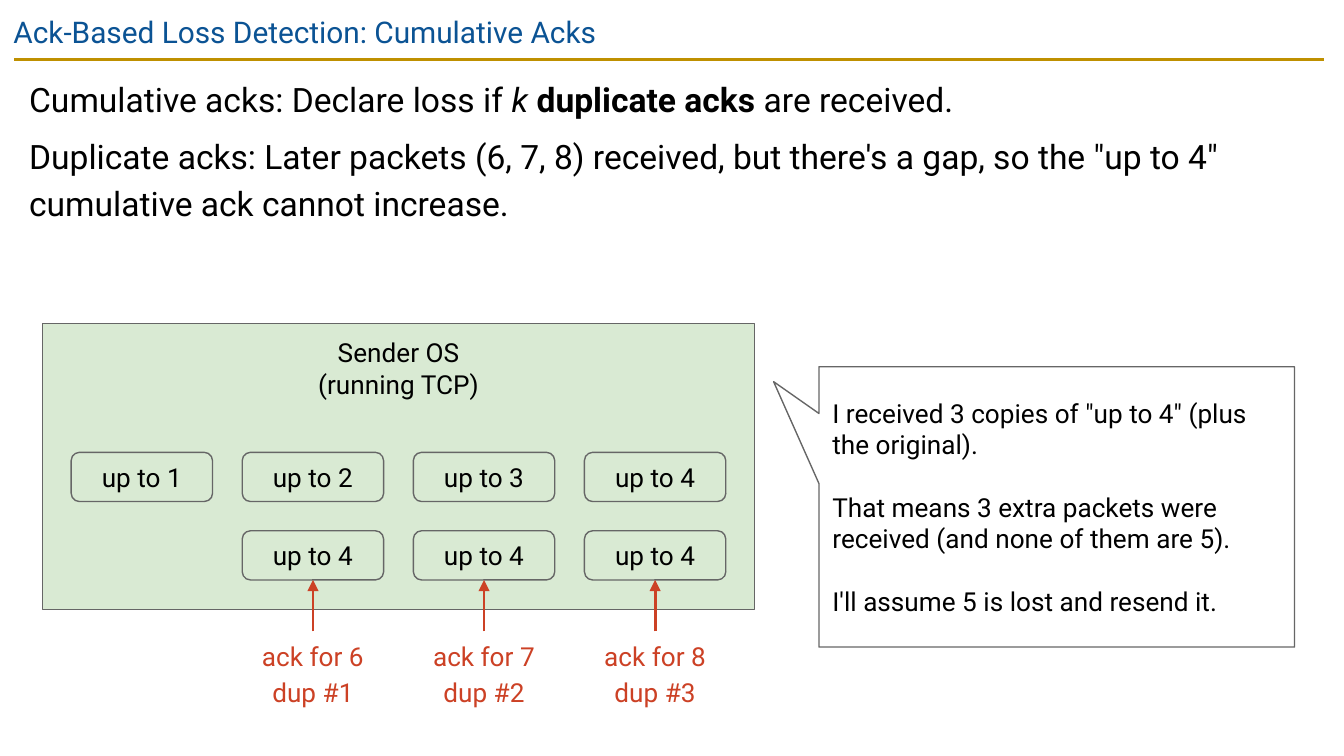
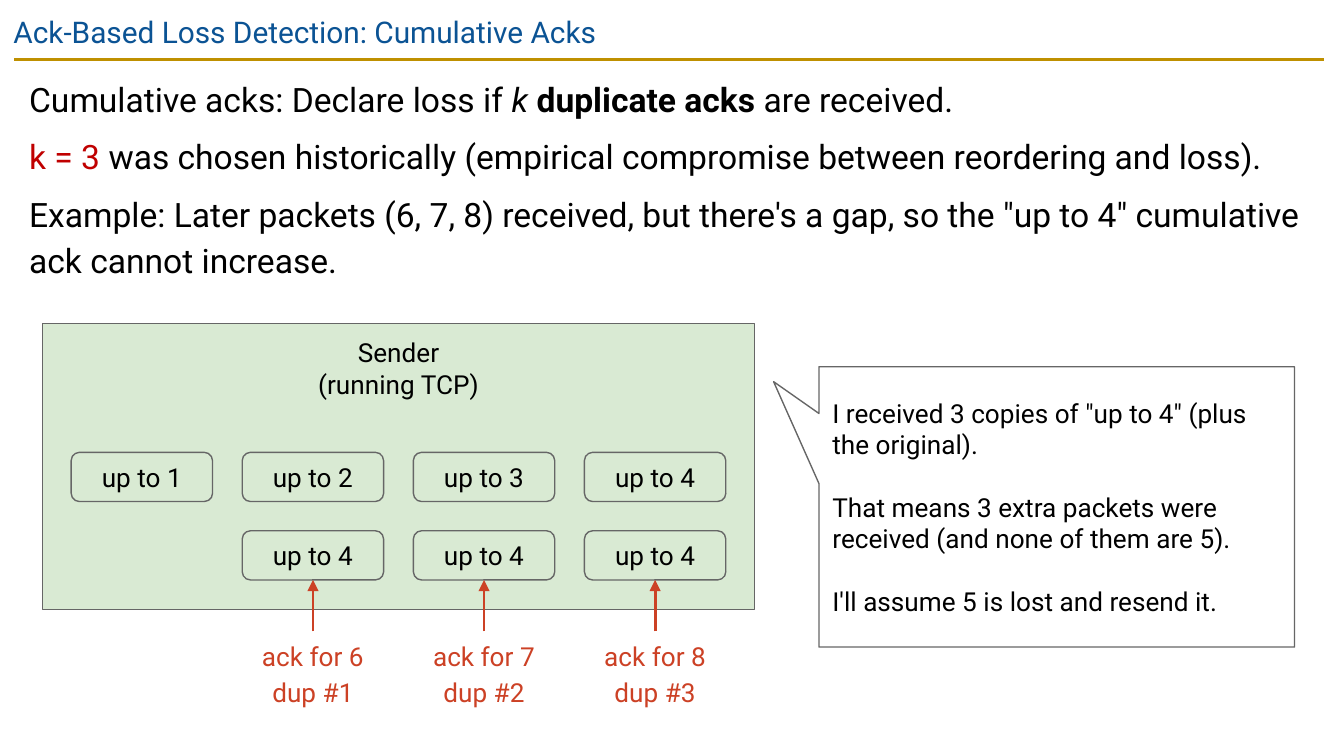
Before and after one commit to guhofstra/CSC175Sp26, a slide deck: slide 58 of PPTs/Lecture 10 - Reliability.pptx (slide 59 before the commit). Drawn at 1344x756 pixels with LibreOffice and Linux fonts; fonts in the diff are those of the drawing. Boxes give left, top, right and bottom in pixels: in the first picture for what was removed or moved away, otherwise in the second. Text is boxed around its words. In the diff, an @@ line names an element or a change of style, - is before the commit and + after.

```diff
--- a/PPTs/Lecture 10 - Reliability.pptx
+++ b/PPTs/Lecture 10 - Reliability.pptx
@@ text at [29, 142, 1299, 274]: text changed @@
-Duplicate acks: Later packets (6, 7, 8) received, but there's a gap, so the "up to 4" cumulative ack cannot increase.
+k = 3 was chosen historically (empirical compromise between reordering and loss).
+Example: Later packets (6, 7, 8) received, but there's a gap, so the "up to 4" cumulative ack cannot increase.
@@ text in rectangle at [318, 342, 479, 400]: text changed @@
-Sender OS
-(running TCP)
+Sender
+(running TCP)
```
Also in this commit, not shown: 9 other slides changed, 1 slide added, 2 slides removed, 30 other files.
